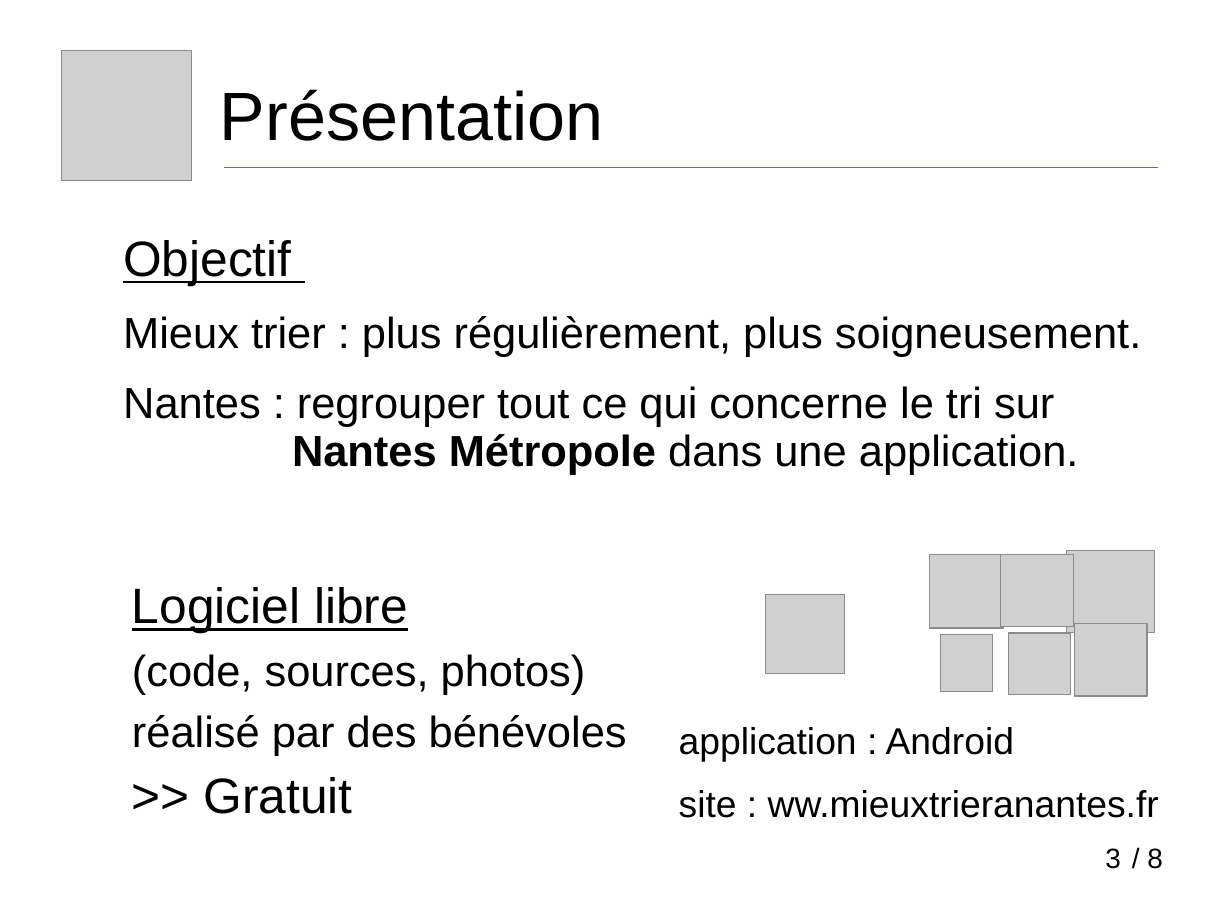
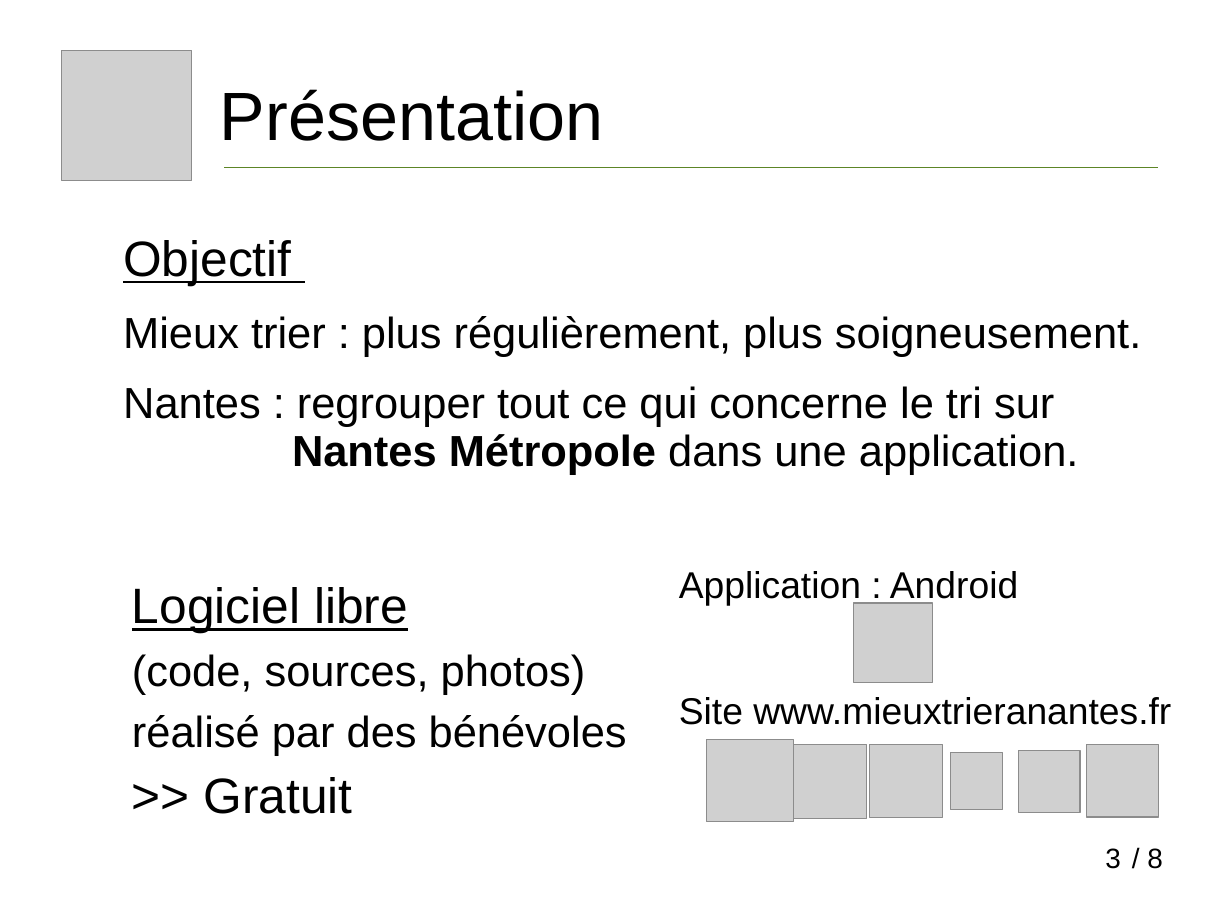
Before and after one commit to vivreanantes/VivreANantes_Complements, a slide deck: slide 3 of doc/Presentation_Mieux_Trier_A_Nantes.ppt. Drawn at 1232x924 pixels with LibreOffice and Linux fonts; fonts in the diff are those of the drawing; grey boxes stand for pictures. Boxes give left, top, right and bottom in pixels: in the first picture for what was removed or moved away, otherwise in the second. Text is boxed around its words. In the diff, an @@ line names an element or a change of style, - is before the commit and + after.

```diff
--- a/doc/Presentation_Mieux_Trier_A_Nantes.ppt
+++ b/doc/Presentation_Mieux_Trier_A_Nantes.ppt
@@ text at <box>679,571,1171,725</box>: text changed @@
-application : Android
-site : ww.mieuxtrieranantes.fr
+Application : Android
+Site www.mieuxtrieranantes.fr
@@ picture: place and size @@
-picture at <box>766,595,845,674</box>
+picture at <box>853,604,932,683</box>
@@ picture: place and size @@
-picture at <box>1068,550,1155,633</box>
+picture at <box>707,740,794,823</box>
@@ picture: place and size @@
-picture at <box>930,555,1004,628</box>
+picture at <box>793,745,866,818</box>
@@ picture: place and size @@
-picture at <box>1001,555,1073,627</box>
+picture at <box>870,745,942,817</box>
@@ picture: place and size @@
-picture at <box>1074,624,1147,696</box>
+picture at <box>1087,745,1159,817</box>
@@ picture: place and size @@
-picture at <box>941,635,994,692</box>
+picture at <box>951,752,1004,809</box>
@@ picture: place and size @@
-picture at <box>1010,633,1071,694</box>
+picture at <box>1018,751,1080,813</box>
```
Also in this commit, not shown: 4 other slides changed, 1 slide added, 8 other files.
